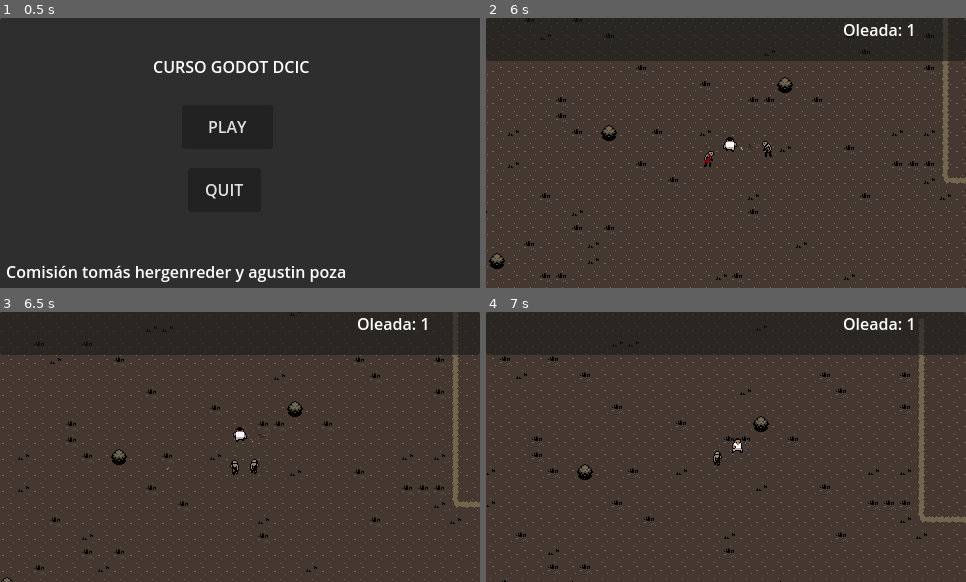
Above: before the commit, frames 1-4 (two rows, left to right).
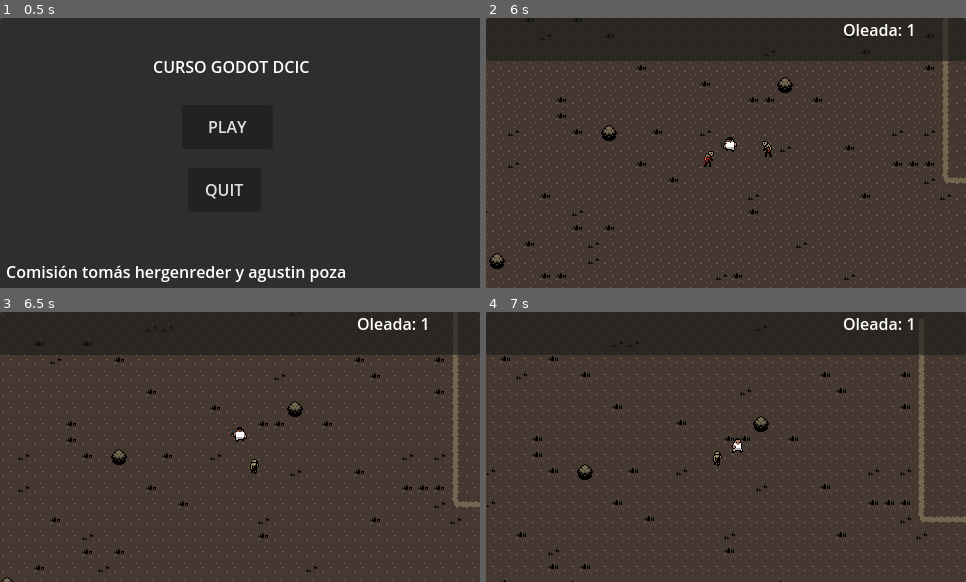
Above: after the commit, the same moments.

Repository: agustinpoza/CursoGodot
Game: Godot game, scene res://Scenes/MainMenu.tscn
Two runs of this game, one before a commit and one after it. Both use one fixed random seed, a clock stepped at 60 frames per second and the inputs below.
Inputs (mouse positions are in pixels of both pictures, inside the frame that each line leads up to):
- Up to frame 1 (0.5 s): no input
- Up to frame 2 (6 s): click "PLAY" at 0.5 s; tap Enter at 1.25 s; move the mouse to (702, 207) at 1.27 s; hold Up (ui_up) 1.28-2.78 s; tap 1 (change_gun_1) at 1.35, 3.8, 4.35 s; tap 2 (change_gun_2) at 1.55, 2.1, 4.55, 5.1 s; move the mouse to (870, 193) at 2.02 s; tap 3 (change_gun_3) at 2.3, 2.85, 5.3, 5.85 s; move the mouse to (582, 112) at 2.77 s; press the mouse at (582, 112) at 2.78 s; hold Left (ui_left) 2.78-4.28 s; move the mouse to (750, 153) at 3.52 s; release the mouse at (750, 153) at 3.53 s; click (750, 153) at 3.6 s; move the mouse to (654, 85) at 4.27 s; hold Down (ui_down) 4.28-5.03 s; move the mouse to (831, 139) at 5.02 s; hold Right (ui_right) 5.03-5.78 s; move the mouse to (630, 166) at 5.77 s; press the mouse at (630, 166) at 5.78 s; hold Up (ui_up) from 5.78 s (still down)
- Up to frame 3 (6.5 s): keep holding Up (ui_up)
- Up to frame 4 (7 s): move the mouse to (774, 387) at 6.52 s; release Up (ui_up) at 6.53 s; release the mouse at (774, 387) at 6.53 s; hold Right (ui_right) from 6.53 s (still down); click (774, 387) at 6.6 s; tap 1 (change_gun_1) at 6.8 s

Frame 1 is identical in both runs. In frame 2, less than 0.1% of the frame differs, in the area x 45-58%, y 45-55%; in frame 3, 0.1%, in the area x 34-57%, y 43-61%; in frame 4, less than 0.1%.

Commit message:
cambiando un par de cosas

Diff:
--- a/Scenes/Guns/AK47.tscn
+++ b/Scenes/Guns/AK47.tscn
@@ -1,6 +1,7 @@
-[gd_scene load_steps=26 format=3 uid="uid://dvnmldyoa0jm0"]
+[gd_scene load_steps=27 format=3 uid="uid://dvnmldyoa0jm0"]
 
-[ext_resource type="Script" uid="uid://de6tuvdwru7dk" path="res://Scripts/ak_47.gd" id="1_bh57w"]
+[ext_resource type="Script" uid="uid://de6tuvdwru7dk" path="res://Scripts/Guns/ak_47.gd" id="1_bh57w"]
+[ext_resource type="PackedScene" uid="uid://1hbit4mg4scp" path="res://Scenes/Guns/Bullets/AK47_Bullet.tscn" id="2_0qmvf"]
 [ext_resource type="Texture2D" uid="uid://dj2h6tyufrkxd" path="res://Assets/Guns_V1.01 - Commission - Copy/02 - Sprite sheets/AK 47 [96x48]/Full auto/[SHOOT WITH MUZZLE FLASH] FULL AUTO - AK 47.png" id="2_bh57w"]
 [ext_resource type="Texture2D" uid="uid://bi14mh1u0sujd" path="res://Assets/Guns_V1.01 - Commission - Copy/02 - Sprite sheets/AK 47 [96x48]/Full auto/[SHOOT WITH CASING AND MUZZLE FLASH] FULL AUTO - AK 47.png" id="3_0qmvf"]
 
@@ -160,20 +161,23 @@
 "texture": SubResource("AtlasTexture_4050x")
 }],
 "loop": false,
-"name": &"individual_shoot",
+"name": &"single_shoot",
 "speed": 16.0
 }]
 
-[node name="AK" type="Node2D"]
+[node name="AK" type="Node2D" node_paths=PackedStringArray("sight", "animationPlayer")]
 y_sort_enabled = true
 script = ExtResource("1_bh57w")
+sight = NodePath("AK47/AnimatedSprite2D/Sight")
+animationPlayer = NodePath("AK47/AnimatedSprite2D")
+bullet_scene = ExtResource("2_0qmvf")
 
 [node name="AK47" type="Node2D" parent="."]
 
 [node name="AnimatedSprite2D" type="AnimatedSprite2D" parent="AK47"]
 scale = Vector2(0.25, 0.25)
 sprite_frames = SubResource("SpriteFrames_1e67i")
-animation = &"auto_shoot"
+animation = &"single_shoot"
 
 [node name="Sight" type="Node2D" parent="AK47/AnimatedSprite2D"]
 position = Vector2(32, -10)
--- /dev/null
+++ b/Scenes/Guns/Bullets/AK47_Bullet.tscn
@@ -0,0 +1,21 @@
+[gd_scene load_steps=4 format=3 uid="uid://1hbit4mg4scp"]
+
+[ext_resource type="Script" uid="uid://wcgpva328tia" path="res://Scripts/Guns/Bullets/ak_47_bullet.gd" id="1_rd74q"]
+[ext_resource type="Texture2D" uid="uid://c826w47q18yqg" path="res://Assets/Guns_V1.01 - Commission - Copy/01 - Individual sprites/Bullets & Ammo/AK 47/Bullet.png" id="2_wym8p"]
+
+[sub_resource type="RectangleShape2D" id="RectangleShape2D_rd74q"]
+size = Vector2(2.97406, 2)
+
+[node name="Node2D" type="Area2D"]
+scale = Vector2(0.25, 0.25)
+script = ExtResource("1_rd74q")
+damage = 20
+
+[node name="Bullet2" type="Sprite2D" parent="."]
+texture = ExtResource("2_wym8p")
+
+[node name="CollisionShape2D" type="CollisionShape2D" parent="."]
+position = Vector2(1.48703, 0)
+shape = SubResource("RectangleShape2D_rd74q")
+
+[connection signal="body_entered" from="." to="." method="_on_body_entered"]
--- a/Scenes/bullet.tscn
+++ b/Scenes/Guns/Bullets/Bullet.tscn
@@ -1,12 +1,12 @@
 [gd_scene load_steps=4 format=3 uid="uid://c5pnondvxb3"]
 
-[ext_resource type="Script" uid="uid://deugnchdwtq1g" path="res://Scripts/proyectil.gd" id="1_oduel"]
+[ext_resource type="Script" uid="uid://deugnchdwtq1g" path="res://Scripts/Guns/Bullets/Bullet.gd" id="1_oduel"]
 [ext_resource type="Texture2D" uid="uid://dp5aiedmcnjm1" path="res://Assets/Guns_V1.01 - Commission - Copy/01 - Individual sprites/Bullets & Ammo/Glock - P80/Bullet.png" id="2_oduel"]
 
 [sub_resource type="RectangleShape2D" id="RectangleShape2D_b7duk"]
 size = Vector2(2, 2)
 
-[node name="Bullet" type="Area2D" groups=["enemy"]]
+[node name="Bullet" type="Area2D"]
 top_level = true
 script = ExtResource("1_oduel")
 
--- /dev/null
+++ b/Scenes/Guns/Bullets/Glock_Bullet.tscn
@@ -0,0 +1,20 @@
+[gd_scene load_steps=4 format=3 uid="uid://du6ey3twnhm1i"]
+
+[ext_resource type="Script" uid="uid://mj2k8o3g4ygr" path="res://Scripts/Guns/Bullets/glock_bullet.gd" id="1_kutji"]
+[ext_resource type="Texture2D" uid="uid://dp5aiedmcnjm1" path="res://Assets/Guns_V1.01 - Commission - Copy/01 - Individual sprites/Bullets & Ammo/Glock - P80/Bullet.png" id="2_7j3w6"]
+
+[sub_resource type="RectangleShape2D" id="RectangleShape2D_rd74q"]
+size = Vector2(1.94813, 2)
+
+[node name="Node2D" type="Area2D"]
+scale = Vector2(0.5, 0.5)
+script = ExtResource("1_kutji")
+
+[node name="CollisionShape2D" type="CollisionShape2D" parent="."]
+position = Vector2(1.04431, 0)
+shape = SubResource("RectangleShape2D_rd74q")
+
+[node name="Bullet" type="Sprite2D" parent="."]
+texture = ExtResource("2_7j3w6")
+
+[connection signal="body_entered" from="." to="." method="_on_body_entered"]
--- /dev/null
+++ b/Scenes/Guns/Bullets/MP5_Bullet.tscn
@@ -0,0 +1,21 @@
+[gd_scene load_steps=4 format=3 uid="uid://dbjvaaqao7p6l"]
+
+[ext_resource type="Script" uid="uid://sp6rljnr3apb" path="res://Scripts/Guns/Bullets/mp_5_bullet.gd" id="1_ln01k"]
+[ext_resource type="Texture2D" uid="uid://dyx3hk50ebhq2" path="res://Assets/Guns_V1.01 - Commission - Copy/01 - Individual sprites/Bullets & Ammo/Submachine - MP5A3/Bullet.png" id="2_jgaop"]
+
+[sub_resource type="RectangleShape2D" id="RectangleShape2D_rd74q"]
+size = Vector2(1.94813, 2)
+
+[node name="Node2D" type="Area2D"]
+scale = Vector2(0.25, 0.25)
+script = ExtResource("1_ln01k")
+damage = 10
+
+[node name="CollisionShape2D" type="CollisionShape2D" parent="."]
+position = Vector2(1.0625, 0)
+shape = SubResource("RectangleShape2D_rd74q")
+
+[node name="Bullet" type="Sprite2D" parent="."]
+texture = ExtResource("2_jgaop")
+
+[connection signal="body_entered" from="." to="." method="_on_body_entered"]
--- a/Scenes/Guns/Glock.tscn
+++ b/Scenes/Guns/Glock.tscn
@@ -1,7 +1,8 @@
-[gd_scene load_steps=10 format=3 uid="uid://nlrj0ptwxp11"]
+[gd_scene load_steps=11 format=3 uid="uid://nlrj0ptwxp11"]
 
-[ext_resource type="Script" uid="uid://c34to50mircjd" path="res://Scripts/glock.gd" id="1_lsi18"]
+[ext_resource type="Script" uid="uid://c34to50mircjd" path="res://Scripts/Guns/glock.gd" id="1_lsi18"]
 [ext_resource type="Texture2D" uid="uid://c0q8kndcwovqq" path="res://Assets/Guns_V1.01 - Commission - Copy/02 - Sprite sheets/Glock - P80 [64x48]/[SHOOT WITH MUZZLE FLASH] Glock - P80.png" id="2_lsi18"]
+[ext_resource type="PackedScene" uid="uid://du6ey3twnhm1i" path="res://Scenes/Guns/Bullets/Glock_Bullet.tscn" id="2_pfwp5"]
 
 [sub_resource type="AtlasTexture" id="AtlasTexture_pfwp5"]
 atlas = ExtResource("2_lsi18")
@@ -53,14 +54,17 @@
 "speed": 25.0
 }]
 
-[node name="Pivot" type="Node2D"]
+[node name="Pivot" type="Node2D" node_paths=PackedStringArray("sight", "animationPlayer")]
 y_sort_enabled = true
 script = ExtResource("1_lsi18")
+sight = NodePath("Glock/AnimatedSprite2D/Sight")
+animationPlayer = NodePath("Glock/AnimatedSprite2D")
+bullet_scene = ExtResource("2_pfwp5")
 
 [node name="Glock" type="Node2D" parent="."]
 
 [node name="AnimatedSprite2D" type="AnimatedSprite2D" parent="Glock"]
-scale = Vector2(0.5, 0.5)
+scale = Vector2(0.25, 0.25)
 sprite_frames = SubResource("SpriteFrames_1e67i")
 animation = &"single_shoot"
 
--- a/Scenes/Guns/MP5.tscn
+++ b/Scenes/Guns/MP5.tscn
@@ -1,6 +1,7 @@
-[gd_scene load_steps=33 format=3 uid="uid://bk83hx1io01nd"]
-
-[ext_resource type="Script" uid="uid://diwlqmddexvqo" path="res://Scripts/mp_5.gd" id="1_xinr0"]
+[gd_scene load_steps=34 format=3 uid="uid://bk83hx1io01nd"]
+
+[ext_resource type="Script" uid="uid://diwlqmddexvqo" path="res://Scripts/Guns/mp_5.gd" id="1_xinr0"]
+[ext_resource type="PackedScene" uid="uid://dbjvaaqao7p6l" path="res://Scenes/Guns/Bullets/MP5_Bullet.tscn" id="2_21iqf"]
 [ext_resource type="Texture2D" uid="uid://chxexjo6no62u" path="res://Assets/Guns_V1.01 - Commission - Copy/02 - Sprite sheets/Submachine - MP5A3 [80x48]/Full auto/[SHOOT WITH MUZZLE FLASH] FULL AUTO Submachine - MP5A3.png" id="2_xinr0"]
 [ext_resource type="Texture2D" uid="uid://djvdvmwbm6gom" path="res://Assets/Guns_V1.01 - Commission - Copy/02 - Sprite sheets/Submachine - MP5A3 [80x48]/Full auto/[SHOOT] FULL AUTO Submachine - MP5A3.png" id="3_21iqf"]
 [ext_resource type="Texture2D" uid="uid://cmvn0g33abfn6" path="res://Assets/Guns_V1.01 - Commission - Copy/02 - Sprite sheets/Submachine - MP5A3 [80x48]/Full auto/[SHOOT WITH CASING AND MUZZLE FLASH] FULL AUTO Submachine - MP5A3.png" id="3_octhe"]
@@ -217,20 +218,23 @@
 "texture": SubResource("AtlasTexture_3wk6l")
 }],
 "loop": false,
-"name": &"individual_shoot",
+"name": &"single_shoot",
 "speed": 20.0
 }]
 
-[node name="MP" type="Node2D"]
+[node name="MP" type="Node2D" node_paths=PackedStringArray("sight", "animationPlayer")]
 y_sort_enabled = true
 script = ExtResource("1_xinr0")
+sight = NodePath("MP5/AnimatedSprite2D/Sight")
+animationPlayer = NodePath("MP5/AnimatedSprite2D")
+bullet_scene = ExtResource("2_21iqf")
 
 [node name="MP5" type="Node2D" parent="."]
 
 [node name="AnimatedSprite2D" type="AnimatedSprite2D" parent="MP5"]
 scale = Vector2(0.25, 0.25)
 sprite_frames = SubResource("SpriteFrames_1e67i")
-animation = &"empty_shoot"
+animation = &"single_shoot"
 
 [node name="Sight" type="Node2D" parent="MP5/AnimatedSprite2D"]
 position = Vector2(20, -16)
--- a/Scenes/Player.tscn
+++ b/Scenes/Player.tscn
@@ -89,7 +89,6 @@
 [node name="AnimatedSprite2D" type="AnimatedSprite2D" parent="."]
 sprite_frames = SubResource("SpriteFrames_arntx")
 animation = &"h_walk+"
-frame_progress = 0.578073
 
 [node name="HurtBox" type="Area2D" parent="."]
 
@@ -99,6 +98,7 @@
 debug_color = Color(1, 0.00647609, 0.0545903, 0.42)
 
 [node name="Hand" type="Node2D" parent="."]
+position = Vector2(10, 0)
 
 [node name="Inventory" type="Node2D" parent="."]
 visible = false
--- a/Scripts/proyectil.gd
+++ b/Scripts/Guns/Bullets/Bullet.gd
@@ -1,7 +1,8 @@
 extends Area2D
-
+class_name Bullet
 @export var velocity = 500
 @export var max_distance = 1000
+@export var damage = 5
 @onready var spawn_distance = 0
 
 func _physics_process(delta: float) -> void:
@@ -13,7 +14,8 @@
 		queue_free()
 
 
-func _on_body_entered(body: Node2D) -> void:
+func _on_body_entered(body: Enemy) -> void:
 	if(body.is_in_group("enemy")):
-		body.get_damage()
+		body.get_damage(damage)
+		print(damage)
 		queue_free()
--- /dev/null
+++ b/Scripts/Guns/Bullets/ak_47_bullet.gd
@@ -0,0 +1,8 @@
+extends Bullet
+
+
+func _on_body_entered(body: Enemy) -> void:
+	if(body.is_in_group("enemy")):
+		body.get_damage(damage)
+		print(damage)
+		queue_free()
--- /dev/null
+++ b/Scripts/Guns/Bullets/glock_bullet.gd
@@ -0,0 +1,8 @@
+extends Bullet
+
+
+func _on_body_entered(body: Enemy) -> void:
+	if(body.is_in_group("enemy")):
+		body.get_damage(damage)
+		print(damage)
+		queue_free()
--- /dev/null
+++ b/Scripts/Guns/Bullets/mp_5_bullet.gd
@@ -0,0 +1,8 @@
+extends Bullet
+
+
+func _on_body_entered(body: Enemy) -> void:
+	if(body.is_in_group("enemy")):
+		body.get_damage(damage)
+		print(damage)
+		queue_free()
--- a/Scripts/glock.gd
+++ b/Scripts/Guns/Gun.gd
@@ -1,19 +1,30 @@
 extends Node2D
 
-@onready var sight = $Glock/AnimatedSprite2D/Sight
+class_name Gun
+
+
 var dir
-@onready var animationPlayer = $Glock/AnimatedSprite2D
-@onready var timer = $Timer
+@export var sight : Node2D
+@export var animationPlayer : Node2D
+@export var bullet_scene : PackedScene
 var can_shoot = true
 var auto = false
-var ammo = 999
+var ammo = 10
+var player_hand
 
 func _physics_process(delta: float) -> void:
+	if player_hand != null:
+		global_position = player_hand.global_position
 	var target_pos = get_global_mouse_position()
 	dir = (target_pos - global_position).normalized()
 	look_at(target_pos)
+	if dir.x < 0:
+		animationPlayer.scale.y = -0.25
+	else:
+		animationPlayer.scale.y = 0.25
 
-func single_shoot():
+
+func shoot():
 	can_shoot = false
 	spawn_bullet()
 	animationPlayer.play("single_shoot")
@@ -32,8 +43,7 @@
 
 
 func spawn_bullet():
-	const projectile = preload("res://Scenes/bullet.tscn")
-	var bullet = projectile.instantiate()
+	var bullet = bullet_scene.instantiate()
 	bullet.global_position = sight.global_position
 	bullet.look_at(get_global_mouse_position())
 	get_tree().root.add_child(bullet)
--- /dev/null
+++ b/Scripts/Guns/ak_47.gd
@@ -0,0 +1 @@
+extends Gun
--- /dev/null
+++ b/Scripts/Guns/glock.gd
@@ -0,0 +1 @@
+extends Gun
--- /dev/null
+++ b/Scripts/Guns/mp_5.gd
@@ -0,0 +1 @@
+extends Gun
--- a/Scripts/ak_47.gd
+++ /dev/null
@@ -1,47 +0,0 @@
-extends Node2D
-
-@onready var sight = $AK47/AnimatedSprite2D/Sight
-var dir
-@onready var animationPlayer = $AK47/AnimatedSprite2D
-@onready var timer = $Timer
-var can_shoot = true
-var auto = true
-var ammo = 9999
-
-func _physics_process(delta: float) -> void:
-	var target_pos = get_global_mouse_position()
-	dir = (target_pos - global_position).normalized()
-	look_at(target_pos)
-
-func single_shoot():
-	can_shoot = false
-	spawn_bullet()
-	animationPlayer.play("individual_shoot")
-	ammo -= 1
-	if animationPlayer.is_playing():
-		await animationPlayer.animation_finished
-	can_shoot = true
-
-func auto_shoot():
-	can_shoot = false
-	spawn_bullet()
-	animationPlayer.play("auto_shoot")
-	ammo -= 1
-	if animationPlayer.is_playing():
-		await animationPlayer.animation_finished
-	can_shoot = true
-
-func empty_shoot():
-	can_shoot = false
-	animationPlayer.play("empty_shoot")
-	if animationPlayer.is_playing():
-		await animationPlayer.animation_finished
-	can_shoot = true
-
-
-func spawn_bullet():
-	const projectile = preload("res://Scenes/bullet.tscn")
-	var bullet = projectile.instantiate()
-	bullet.global_position = sight.global_position
-	bullet.look_at(get_global_mouse_position())
-	get_tree().root.add_child(bullet)
--- a/Scripts/enemy.gd
+++ b/Scripts/enemy.gd
@@ -1,7 +1,9 @@
 extends CharacterBody2D
 
+class_name Enemy
+
 @onready var speed = 50
-@onready var lives = 2
+@onready var lives = 20
 @onready var animation_player = $AnimatedSprite2D
 @onready var nav_agent : NavigationAgent2D = $NavigationAgent2D
 var target : Vector2
@@ -42,8 +44,8 @@
 		animation_player.play("h_walk-")
 
 
-func get_damage():
-	lives -= 1
+func get_damage(damage : int):
+	lives -= damage
 	Global.create_particle("blood_particle", global_position)
 	sonido_daño.play()
 	await sonido_daño.finished
--- a/Scripts/mp_5.gd
+++ /dev/null
@@ -1,47 +0,0 @@
-extends Node2D
-
-@onready var sight = $MP5/AnimatedSprite2D/Sight
-var dir
-@onready var animationPlayer = $MP5/AnimatedSprite2D
-@onready var timer = $Timer
-var can_shoot = true
-var auto = true
-var ammo = 9999999
-
-func _physics_process(delta: float) -> void:
-	var target_pos = get_global_mouse_position()
-	dir = (target_pos - global_position).normalized()
-	look_at(target_pos)
-
-func single_shoot():
-	can_shoot = false
-	spawn_bullet()
-	animationPlayer.play("individual_shoot")
-	ammo -= 1
-	if animationPlayer.is_playing():
-		await animationPlayer.animation_finished
-	can_shoot = true
-
-func auto_shoot():
-	can_shoot = false
-	spawn_bullet()
-	animationPlayer.play("auto_shoot")
-	ammo -= 1
-	if animationPlayer.is_playing():
-		await animationPlayer.animation_finished
-	can_shoot = true
-
-func empty_shoot():
-	can_shoot = false
-	animationPlayer.play("empty_shoot")
-	if animationPlayer.is_playing():
-		await animationPlayer.animation_finished
-	can_shoot = true
-
-
-func spawn_bullet():
-	const projectile = preload("res://Scenes/bullet.tscn")
-	var bullet = projectile.instantiate()
-	bullet.global_position = sight.global_position
-	bullet.look_at(get_global_mouse_position())
-	get_tree().root.add_child(bullet)
--- a/Scripts/player.gd
+++ b/Scripts/player.gd
@@ -6,18 +6,26 @@
 @export var damage = 1
 @export var health = 100
 var enemies_in_hurtbox = []
-@onready var gun_in_hand
+var dir
+@onready var gun_in_hand : Gun
 signal game_over
 
 func _ready() -> void:
 	Global.update_player_health(health)
 	gun_in_hand = inventory.get_child(0).duplicate()
+	gun_in_hand.player_hand = hand
 	hand.add_child(gun_in_hand)
 
 func _physics_process(delta: float) -> void:
 	var direction = Input.get_vector("ui_left", "ui_right", "ui_up", "ui_down")
 	if not direction == Vector2.ZERO:
 		Global.update_player_pos(global_position)
+	var target_pos = get_global_mouse_position()
+	dir = (target_pos - global_position).normalized()
+	if dir.x < 0:
+		hand.position.x = -10
+	else:
+		hand.position.x = 10
 	velocity = direction*speed
 	animate_direction(direction)
 	guns_actions()
@@ -36,8 +44,6 @@
 		change_gun_3()
 	if Input.is_action_just_pressed("shoot"):
 		shoot()
-	if Input.is_action_pressed("shoot") and gun_in_hand.auto:
-		auto_shoot()
 
 
 func animate_direction(dir: Vector2):
@@ -56,32 +62,28 @@
 func shoot():
 	if not $Hand.get_children().is_empty():
 		if gun_in_hand.can_shoot and gun_in_hand.ammo != 0:
-			gun_in_hand.single_shoot()
+			gun_in_hand.shoot()
 		elif gun_in_hand.ammo == 0:
 			gun_in_hand.empty_shoot()
 
 func change_gun_1():
 	gun_in_hand = inventory.get_child(0).duplicate()
+	gun_in_hand.player_hand = hand
 	if not hand.get_children().is_empty():
 		hand.remove_child(hand.get_child(0))
 	hand.add_child(gun_in_hand)
 func change_gun_2():
 	gun_in_hand = inventory.get_child(1).duplicate()
+	gun_in_hand.player_hand = hand
 	if not hand.get_children().is_empty():
 		hand.remove_child(hand.get_child(0))
 	hand.add_child(gun_in_hand)
 func change_gun_3():
 	gun_in_hand = inventory.get_child(2).duplicate()
+	gun_in_hand.player_hand = hand
 	if not hand.get_children().is_empty():
 		hand.remove_child(hand.get_child(0))
 	hand.add_child(gun_in_hand)
-
-func auto_shoot():
-	if not $Hand.get_children().is_empty():
-		if gun_in_hand.can_shoot and gun_in_hand.ammo != 0:
-			gun_in_hand.auto_shoot()
-		elif gun_in_hand.ammo == 0:
-			gun_in_hand.empty_shoot()
 
 
 
Renamed: Scripts/proyectil.gd.uid -> Scripts/Guns/Bullets/Bullet.gd.uid
Not shown, added: Scripts/Guns/Bullets/ak_47_bullet.gd.uid
Not shown, added: Scripts/Guns/Bullets/glock_bullet.gd.uid
Not shown, added: Scripts/Guns/Bullets/mp_5_bullet.gd.uid
Not shown, added: Scripts/Guns/Gun.gd.uid
Renamed: Scripts/ak_47.gd.uid -> Scripts/Guns/ak_47.gd.uid
Renamed: Scripts/glock.gd.uid -> Scripts/Guns/glock.gd.uid
Renamed: Scripts/mp_5.gd.uid -> Scripts/Guns/mp_5.gd.uid
Not shown, added: Scenes/World.tscn805429810.tmp
